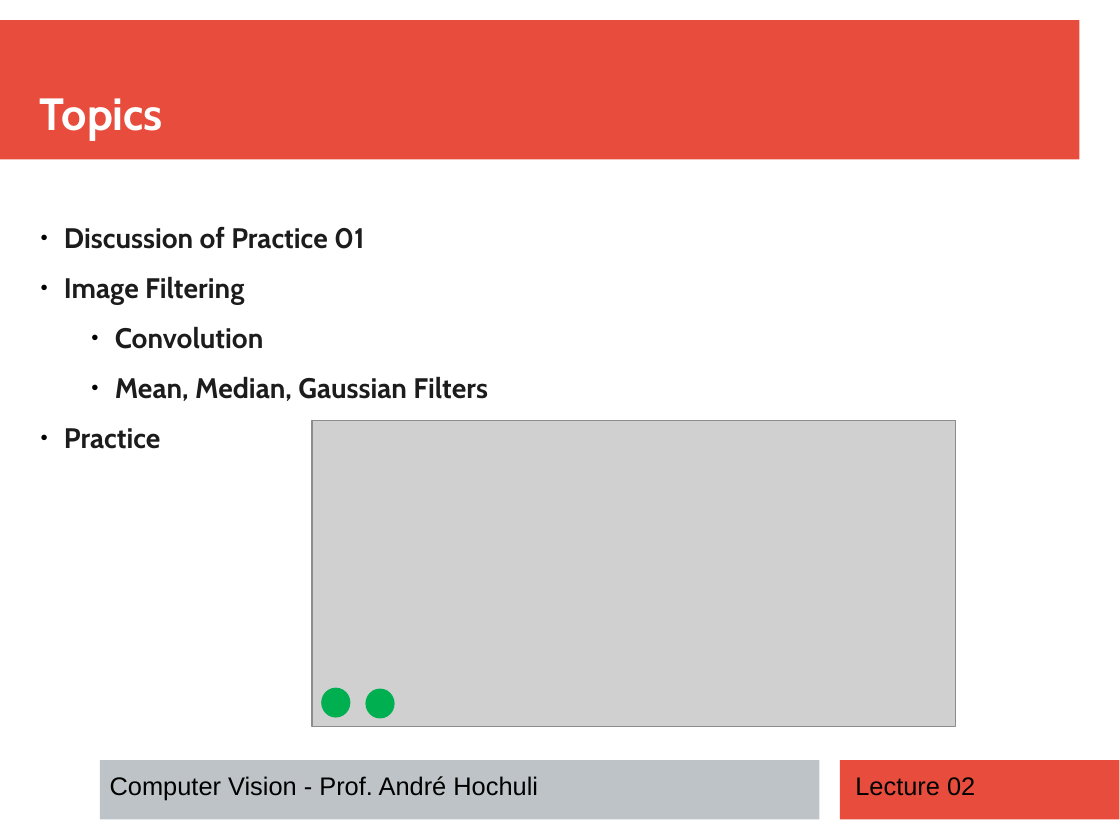
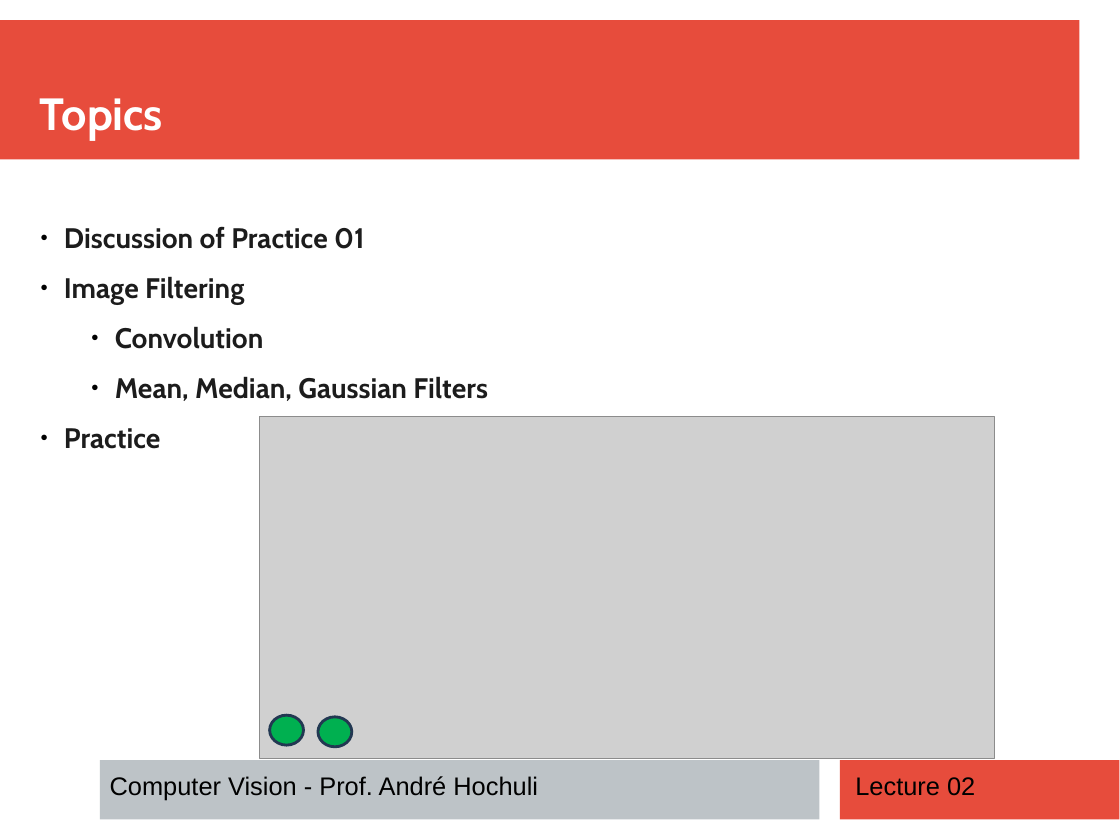
Before and after one commit to andrehochuli/teaching, a slide deck: slide 2 of ComputerVision/Lecture 02 - Image Filtering/Lecture 02 - Image Filtering.pptx. Drawn at 1120x840 pixels with LibreOffice and Linux fonts; fonts in the diff are those of the drawing; grey boxes stand for pictures. Boxes give left, top, right and bottom in pixels: in the first picture for what was removed or moved away, otherwise in the second. Text is boxed around its words. In the diff, an @@ line names an element or a change of style, - is before the commit and + after.

```diff
--- a/ComputerVision/Lecture 02 - Image Filtering/Lecture 02 - Image Filtering.pptx
+++ b/ComputerVision/Lecture 02 - Image Filtering/Lecture 02 - Image Filtering.pptx
@@ picture: place and size @@
-picture at (312,420,955,727)
+picture at (259,417,995,758)
@@ ellipse at (269,715,303,745): outline #00B050 2 pt to #233953 2 pt @@
@@ ellipse: place and size @@
-ellipse at (367,690,393,718)
+ellipse at (269,715,303,745)
@@ ellipse: place and size @@
-ellipse at (323,689,350,717)
+ellipse at (318,718,352,747)
@@ ellipse at (318,718,352,747): outline #00B050 2 pt to #233953 2 pt @@
```
Also in this commit, not shown: 8 other files.
